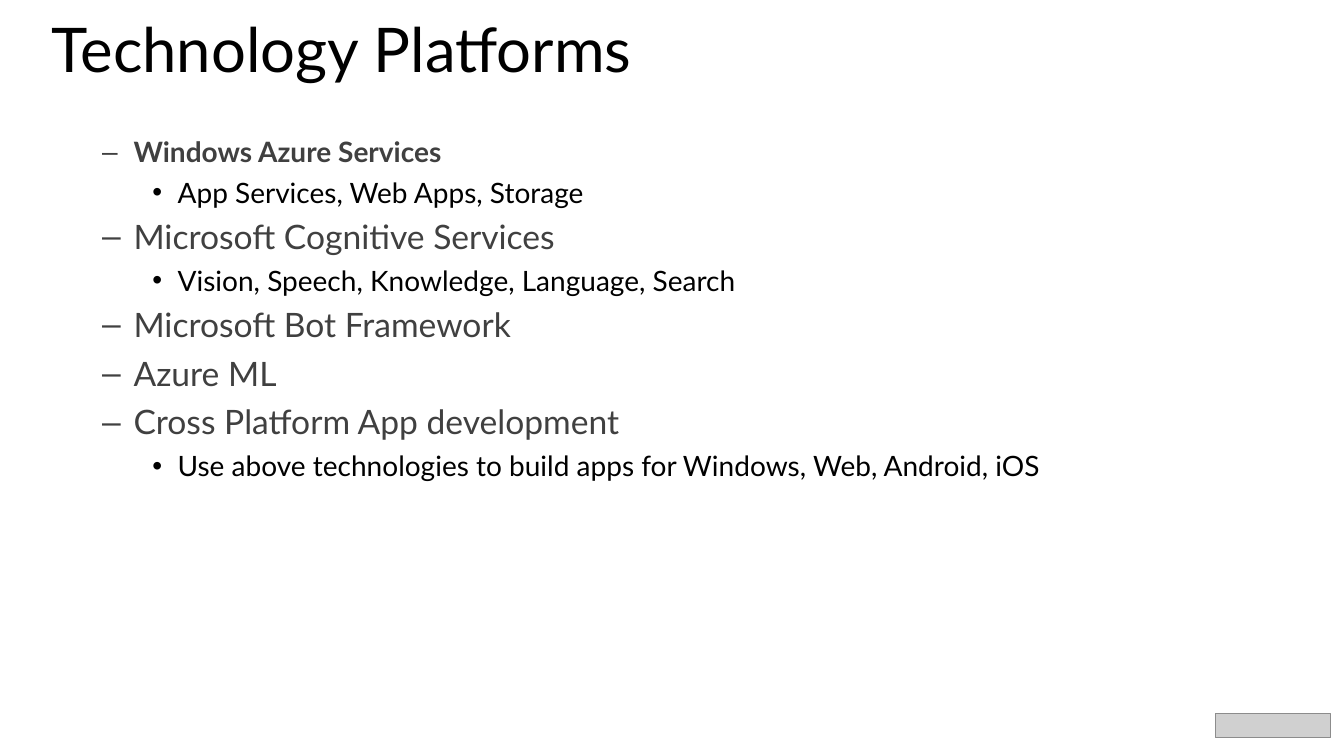
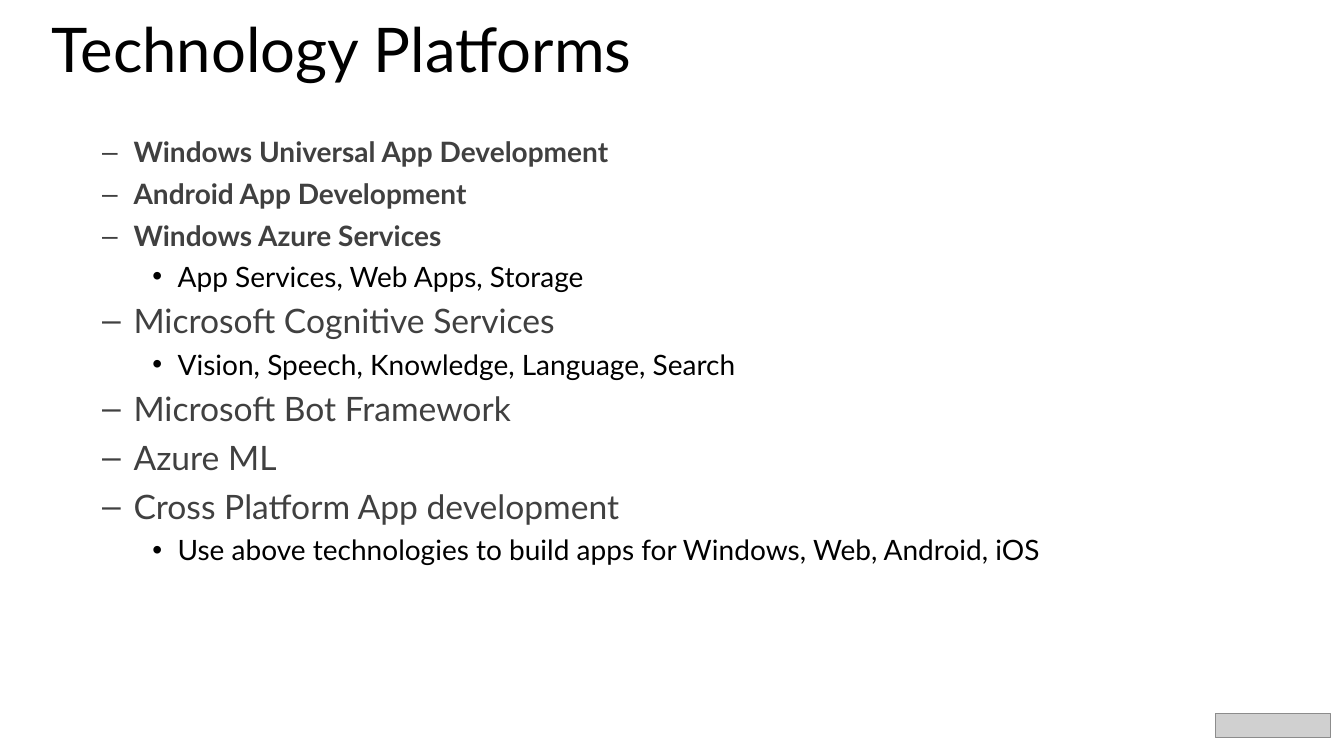
Before and after one commit to lunayach/Bootcamp, a slide deck: slide 5 of Slides/Codefundo - Introduction.pptx. Drawn at 1344x756 pixels with LibreOffice and Linux fonts; fonts in the diff are those of the drawing; grey boxes stand for pictures. Boxes give left, top, right and bottom in pixels: in the first picture for what was removed or moved away, otherwise in the second. Text is boxed around its words. In the diff, an @@ line names an element or a change of style, - is before the commit and + after.

```diff
--- a/Slides/Codefundo - Introduction.pptx
+++ b/Slides/Codefundo - Introduction.pptx
@@ text at (134,141,609,209): paragraphs added @@
+  – Windows Universal App Development
+  – Android App Development
```
Also in this commit, not shown: 3 other slides changed, 1 slide added.
